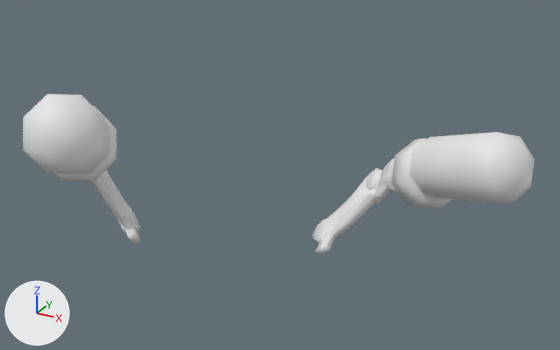
A saved change to the Blender file Tools/Models/Items/double_activated.blend.
Rendered twice from a 50 mm camera at (60.3, -82.2, 90.7) aimed at (12.0, 5.5, 46.9). Lighting does not change. The marker at lower left points along +X, +Y and +Z.

Objects in the first picture: 'double_activated', 'double_activated_'.
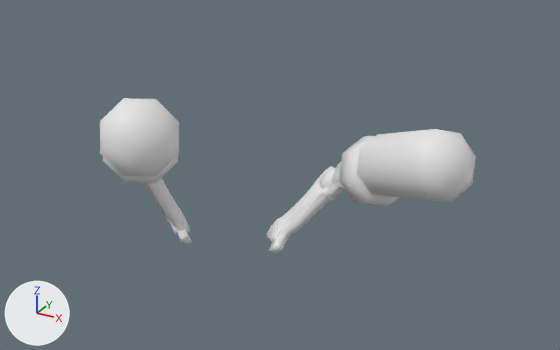
The change, as a diff of the scene's bpy script:
```diff
--- a/Tools/Models/Items/double_activated.blend.py
+++ b/Tools/Models/Items/double_activated.blend.py
@@ me_double_activated @@
 me_double_activated.from_pydata(...)  # 50 vertices, 48 faces; spans x 15.9..31.2, y -17.6..25.9, z 3.5..30.0
 # used by ob_double_activated; location = (-6.17, 9.9, 25.51); rotation_euler = (-0.634, -0.276, -0.823), in degrees (-36, -16, -47); scale = (1.31, -1.31, 1.31)
+# me_double_activated part 1: the loose piece of 25 vertices spanning x 15.9..31.2, y -17.6..-10.5, z 21.1..30.0 is moved by (-0.4, 5.3, -2.9)
+# me_double_activated part 2: the loose piece of 25 vertices spanning x 15.9..31.2, y 17.5..25.9, z 3.5..11.6 is moved by (0.4, -5.4, 3.0)
@@ me_double_activated_1 @@
 me_double_activated_1.from_pydata(...)  # 704 vertices, 686 faces; spans x -4.5..28.4, y -18.2..25.0, z -1.2..28.6
 # used by ob_double_activated_1; location = (-5.46, 9.09, 24.65); rotation_euler = (-0.639, -0.305, -0.828), in degrees (-37, -17, -47); scale = (1.31, -1.31, 1.31)
+# me_double_activated_1 part 3: the loose piece of 120 vertices spanning x -4.5..3.6, y 8.1..20.4, z -1.2..6.8 is moved by (0.5, -5.5, 3.1)
+# me_double_activated_1 part 4: the loose piece of 24 vertices spanning x 12.1..16.8, y 16.6..25.0, z 2.8..11.1 is moved by (0.5, -5.5, 3.1)
+# me_double_activated_1 part 5: the loose piece of 40 vertices spanning x 0.1..3.6, y -15.5..-12.9, z 19.8..23.4 is moved by (-0.5, 5.4, -3.0)
+# me_double_activated_1 part 6: the loose piece of 120 vertices spanning x 2.5..15.0, y -15.1..-13.2, z 19.7..27.1 is moved by (-0.5, 5.4, -3.0)
+# me_double_activated_1 part 7: the loose piece of 120 vertices spanning x -4.5..3.6, y -15.1..-11.7, z 9.7..23.4 is moved by (-0.5, 5.4, -3.0)
+# me_double_activated_1 part 8: the loose piece of 24 vertices spanning x 12.1..16.8, y -18.2..-9.9, z 20.1..28.6 is moved by (-0.5, 5.4, -3.0)
```

Pixel boxes (x1, y1, x2, y2) of what changed, in the pictures (560 x 350 px; the box of a moved part takes in the faces that stretch with it):
'double_activated_', reshaped (27% narrower)
    before: (23, 94, 535, 204)
    after: (100, 98, 476, 202)
'double_activated', reshaped
    before: (54, 106, 452, 255)
    after: (103, 136, 400, 254)
part 1 of me_double_activated, moved or reshaped
    before: (409, 132, 535, 204)
    after: (357, 129, 476, 202)
part 2 of me_double_activated, moved or reshaped
    before: (23, 94, 110, 173)
    after: (100, 98, 179, 176)
part 3 of me_double_activated_1, moved or reshaped
    before: (89, 170, 141, 244)
    after: (144, 178, 192, 245)
part 4 of me_double_activated_1, moved or reshaped
    before: (54, 106, 117, 181)
    after: (103, 155, 178, 183)
part 5 of me_double_activated_1, moved or reshaped
    before: (366, 170, 383, 190)
    after: (319, 168, 343, 193)
part 6 of me_double_activated_1, moved or reshaped
    before: (375, 158, 399, 199)
    after: (328, 162, 344, 198)
part 7 of me_double_activated_1, moved or reshaped
    before: (312, 168, 382, 255)
    after: (267, 166, 334, 254)
part 8 of me_double_activated_1, moved or reshaped
    before: (391, 138, 452, 209)
    after: (339, 136, 400, 207)
